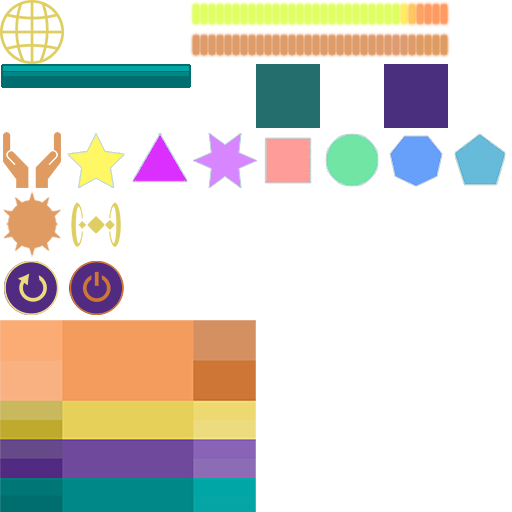
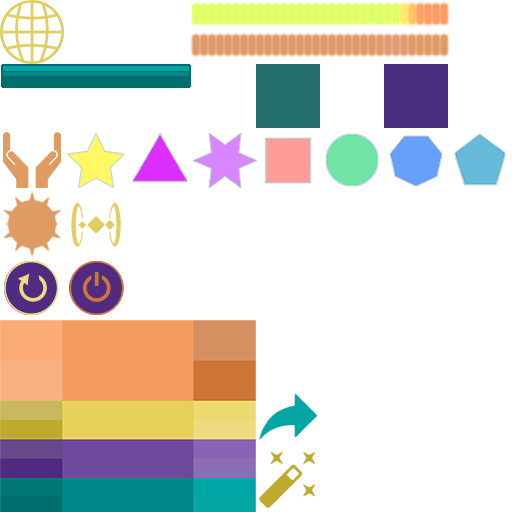
Comparing the layer stacks of the two 512 x 512 images. Changes:
added group "Иконки меню" with 2 layers above "Меню копия" over <box>259,393,318,508</box>
added layer "Скин" in group "Иконки меню" over <box>259,452,316,508</box>
added layer "Старт" in group "Иконки меню" over <box>259,393,318,440</box>
